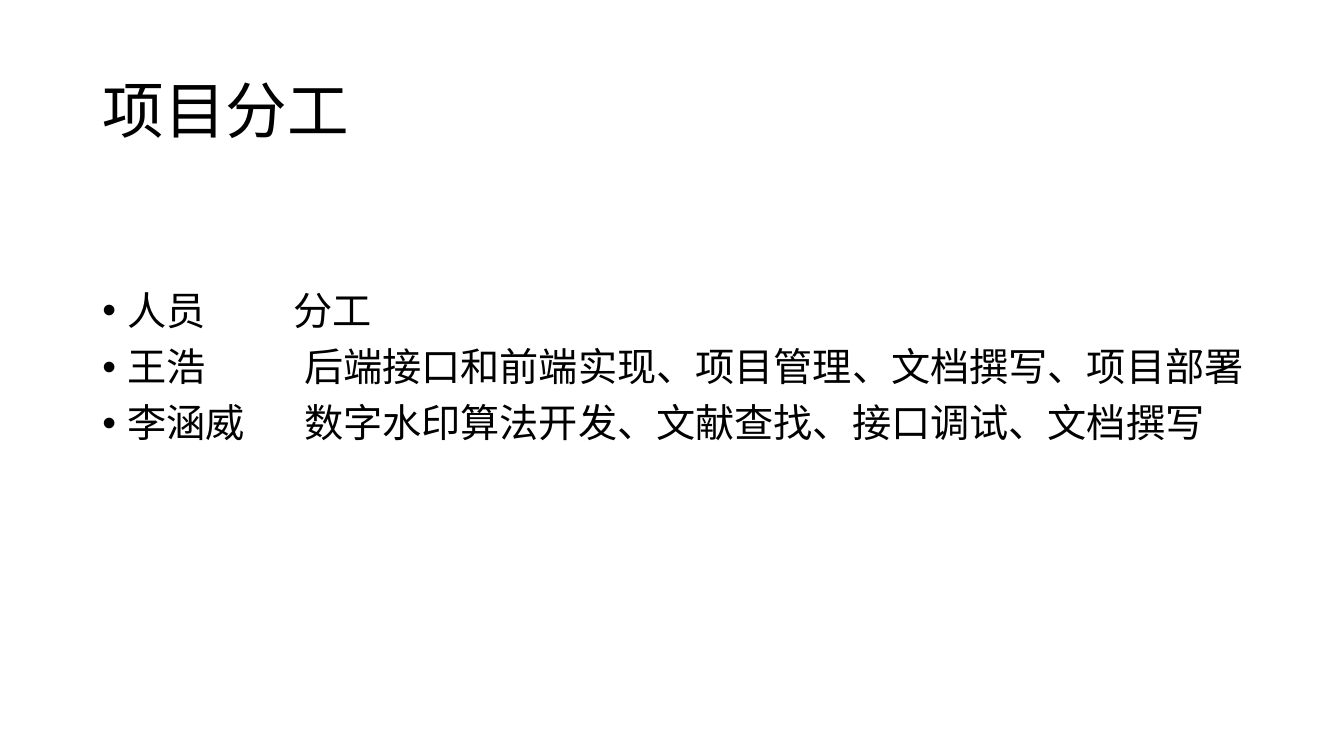
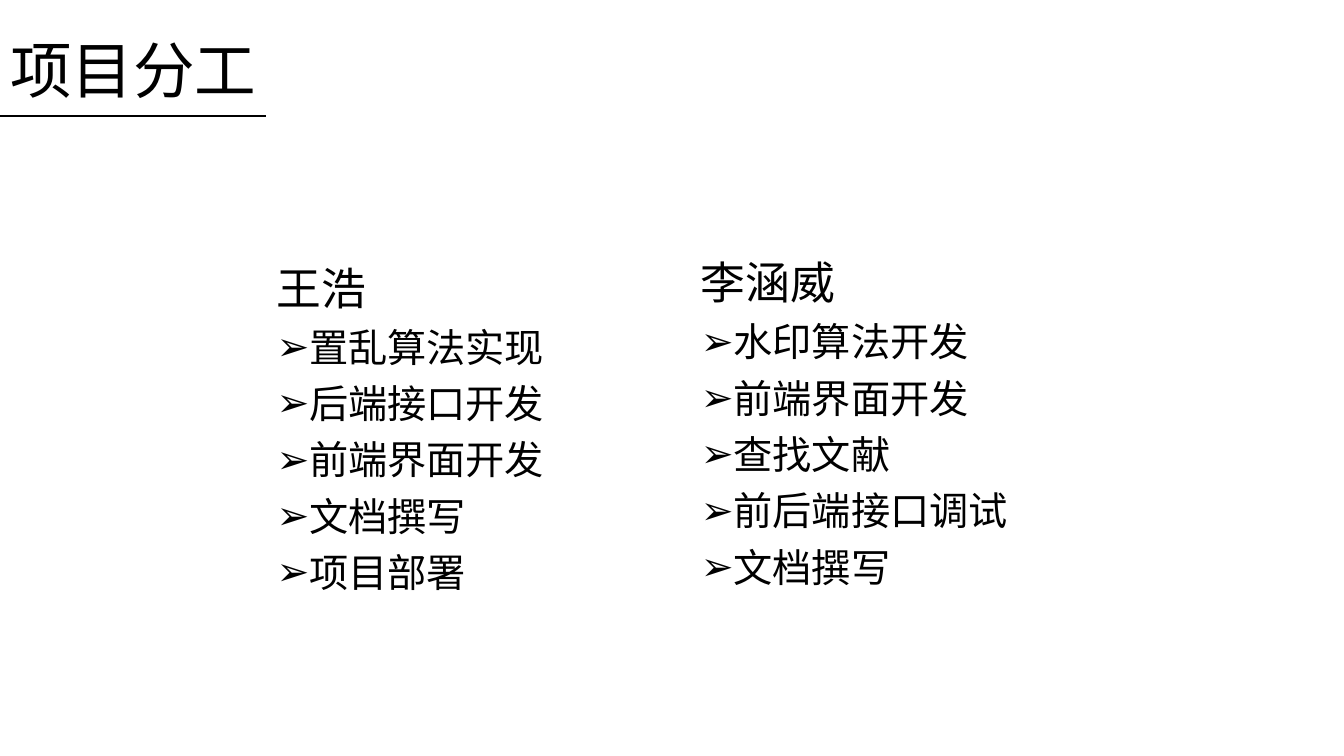
Before and after one commit to haowang-cqu/digital-watermark, a slide deck: slide 3 of doc/数字水印.pptx. Drawn at 1344x756 pixels with LibreOffice and Linux fonts; fonts in the diff are those of the drawing. Boxes give left, top, right and bottom in pixels: in the first picture for what was removed or moved away, otherwise in the second. Text is boxed around its words. In the diff, an @@ line names an element or a change of style, - is before the commit and + after.

```diff
--- a/doc/数字水印.pptx
+++ b/doc/数字水印.pptx
@@ title "项目分工": place and size @@
-title "项目分工" at bbox=[102, 82, 348, 138]
+title "项目分工" at bbox=[10, 42, 256, 98]
@@ line added from (0, 116) to (266, 116), #000000 1.5 pt @@
@@ text at bbox=[277, 267, 544, 590]: text changed @@
-• 人员 分工
-• 王浩 后端接口和前端实现、项目管理、文档撰写、项目部署
-• 李涵威 数字水印算法开发、文献查找、接口调试、文档撰写
+王浩
+➢ 置乱算法实现
+➢ 后端接口开发
+➢ 前端界面开发
+➢ 文档撰写
+➢ 项目部署
@@ text added at bbox=[701, 261, 1008, 585], 28 pt, text #000000 @@
+李涵威
+➢ 水印算法开发
+➢ 前端界面开发
+➢ 查找文献
+➢ 前后端接口调试
+➢ 文档撰写
```
Also in this commit, not shown: 10 other slides changed, 1 slide removed.
